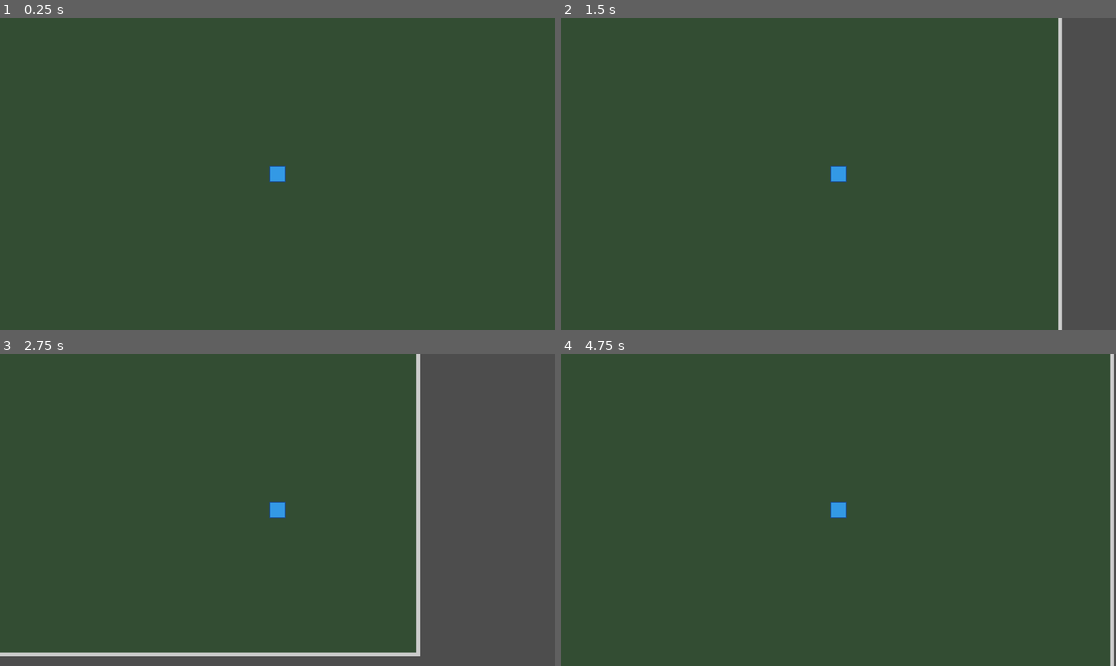
Above: before the commit, frames 1-4 (two rows, left to right).
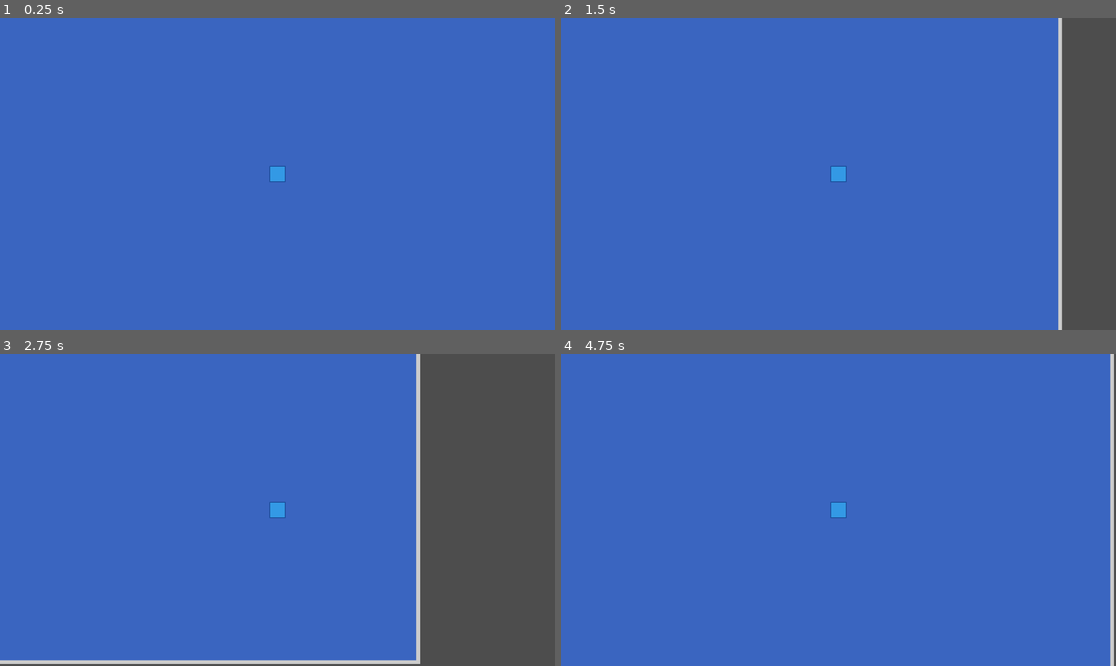
Above: after the commit, the same moments.

Repository: d-v-b/ld58
Game: Godot game, scene res://scenes/main.tscn
Same seed, same stepped clock (60 frames per second), same inputs: the game is played once before the commit and once after it.
Inputs:
- Up to frame 1 (0.25 s): no input
- Up to frame 2 (1.5 s): tap Enter at 0.5 s; hold Right (ui_right) 0.53-1.28 s; hold Down (ui_down) from 1.28 s (still down)
- Up to frame 3 (2.75 s): release Down (ui_down) at 2.03 s; hold Right (ui_right) from 2.03 s (still down)
- Up to frame 4 (4.75 s): release Right (ui_right) at 2.78 s; hold Up (ui_up) 2.78-3.53 s; tap Space at 3.5 s; hold Left (ui_left) from 3.53 s (still down)

The runs differ from the first frame. In frame 1, 100% of the frame differs, in the area x 0-100%, y 0-100%; in frame 2, 89%; in frame 3, 74%; in frame 4, 99%.

Commit message:
added a world grid singleton

Diff:
--- /dev/null
+++ b/Collector/cell.gd
@@ -0,0 +1,4 @@
+extends RefCounted
+class_name cell
+
+var value = 0
--- a/Collector/project.godot
+++ b/Collector/project.godot
@@ -14,6 +14,10 @@
 run/main_scene="res://scenes/main.tscn"
 config/features=PackedStringArray("4.5", "Forward Plus")
 config/icon="res://assets/icon.svg"
+
+[autoload]
+
+WorldGrid="*res://scripts/world_grid.gd"
 
 [input]
 
--- a/Collector/scenes/main.tscn
+++ b/Collector/scenes/main.tscn
@@ -1,7 +1,7 @@
-[gd_scene load_steps=3 format=3 uid="uid://tsmtvocl2gs3"]
+[gd_scene load_steps=3 format=3 uid="uid://dxpg5ag0ib8xf"]
 
-[ext_resource type="Script" uid="uid://b7k8d2qq5wept" path="res://scripts/game.gd" id="1_0h3xr"]
-[ext_resource type="PackedScene" uid="uid://bjlhj3x4t8g4p" path="res://scenes/player.tscn" id="2_m8k7n"]
+[ext_resource type="Script" uid="uid://cuaetdfgc17as" path="res://scripts/Main.gd" id="1_0h3xr"]
+[ext_resource type="PackedScene" path="res://scenes/Player.tscn" id="2_m8k7n"]
 
 [node name="Main" type="Node2D"]
 script = ExtResource("1_0h3xr")
@@ -16,12 +16,11 @@
 offset_top = -600.0
 offset_right = 800.0
 offset_bottom = 600.0
-color = Color(0.2, 0.3, 0.2, 1)
+color = Color(0.22863016, 0.39510426, 0.75409454, 1)
 
 [node name="ArenaBorder" type="Line2D" parent="Arena"]
 points = PackedVector2Array(-800, -600, 800, -600, 800, 600, -800, 600, -800, -600)
-width = 10.0
 default_color = Color(0.8, 0.8, 0.8, 1)
 
 [node name="Player" parent="." instance=ExtResource("2_m8k7n")]
-position = Vector2(0, 0)
+position = Vector2(0, -20)
--- /dev/null
+++ b/Collector/scripts/Main.gd
@@ -0,0 +1,11 @@
+extends Node2D
+
+@onready var camera = $Camera2D
+@onready var player = $Player
+
+func _ready():
+	pass
+
+func _process(_delta):
+	if player:
+		camera.global_position = player.global_position
--- a/Collector/scripts/player.gd
+++ b/Collector/scripts/player.gd
@@ -7,6 +7,7 @@
 	var rect_shape = RectangleShape2D.new()
 	rect_shape.size = Vector2(40, 40)
 	collision_shape.shape = rect_shape
+
 
 func _physics_process(_delta):
 	handle_input()
--- /dev/null
+++ b/Collector/scripts/world_grid.gd
@@ -0,0 +1,34 @@
+extends Node2D
+class_name world_grid
+
+const SIZE = Vector2(64, 64)
+const CELL_SIZE = 50
+const CELL_RECT = Vector2(CELL_SIZE, CELL_SIZE)
+
+var grid := []
+var starting_position := Vector2(-SIZE.x * CELL_SIZE * 0.5, 0)
+
+func _ready() -> void:
+	for y in SIZE.y:
+		var row := []
+		for x in SIZE.x:
+			var _cell = cell.new()
+			var rand_value = randi_range(0, 4)
+			_cell.value = 0 if (rand_value == 0) else 1
+			row.append(_cell)
+		grid.append(row)
+
+
+func get_cell(x, y):
+	return grid[y][x]
+	#_draw()
+
+#func _draw():
+	#for y in SIZE.y:
+		#for x in SIZE.x:
+			#var cell_value : cell = grid[y][x]
+			#var pos = Vector2(x * CELL_SIZE, y * CELL_SIZE) + starting_position
+			#var rect = Rect2(pos, CELL_RECT)
+			#
+			#if(cell_value.value == 1):
+				#draw_rect(rect, Color(0.213, 0.412, 0.24, 1.0))
Not shown, added: Collector/cell.gd.uid
Not shown: 1 places in Collector/scenes/game.tscn that only renumber resources
Not shown: 1 places in Collector/scenes/player.tscn that only renumber resources
Not shown, added: Collector/scripts/Main.gd.uid
Not shown, changed: Collector/scripts/player.gd.uid
Not shown, added: Collector/scripts/world_grid.gd.uid
